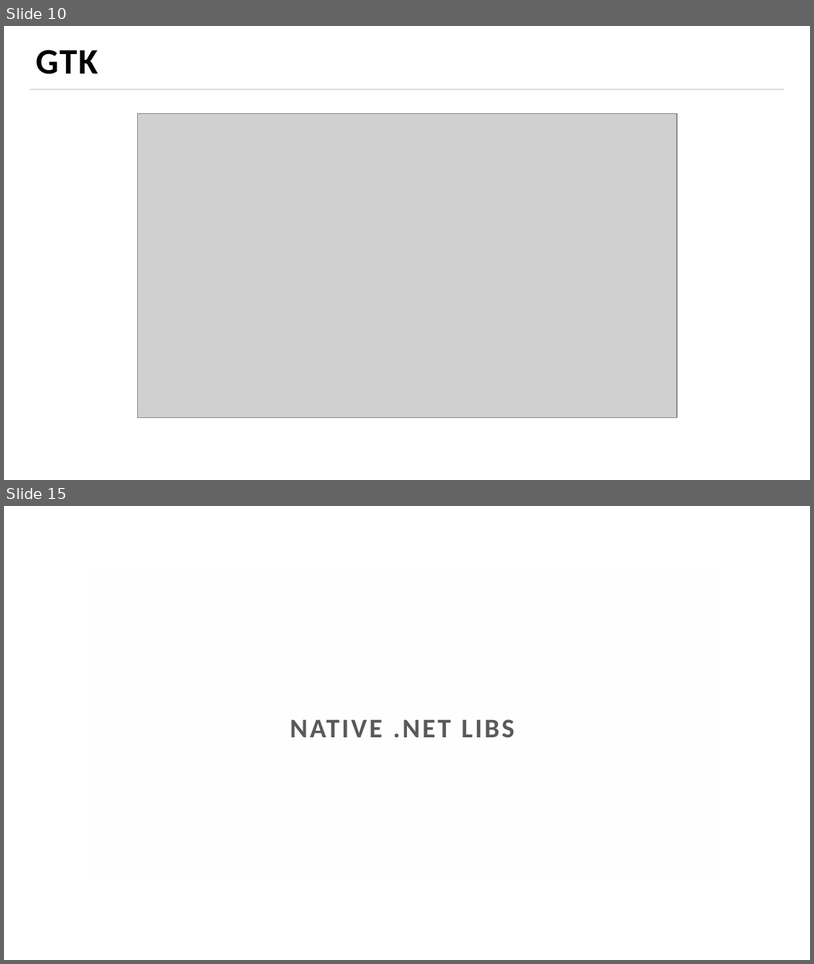
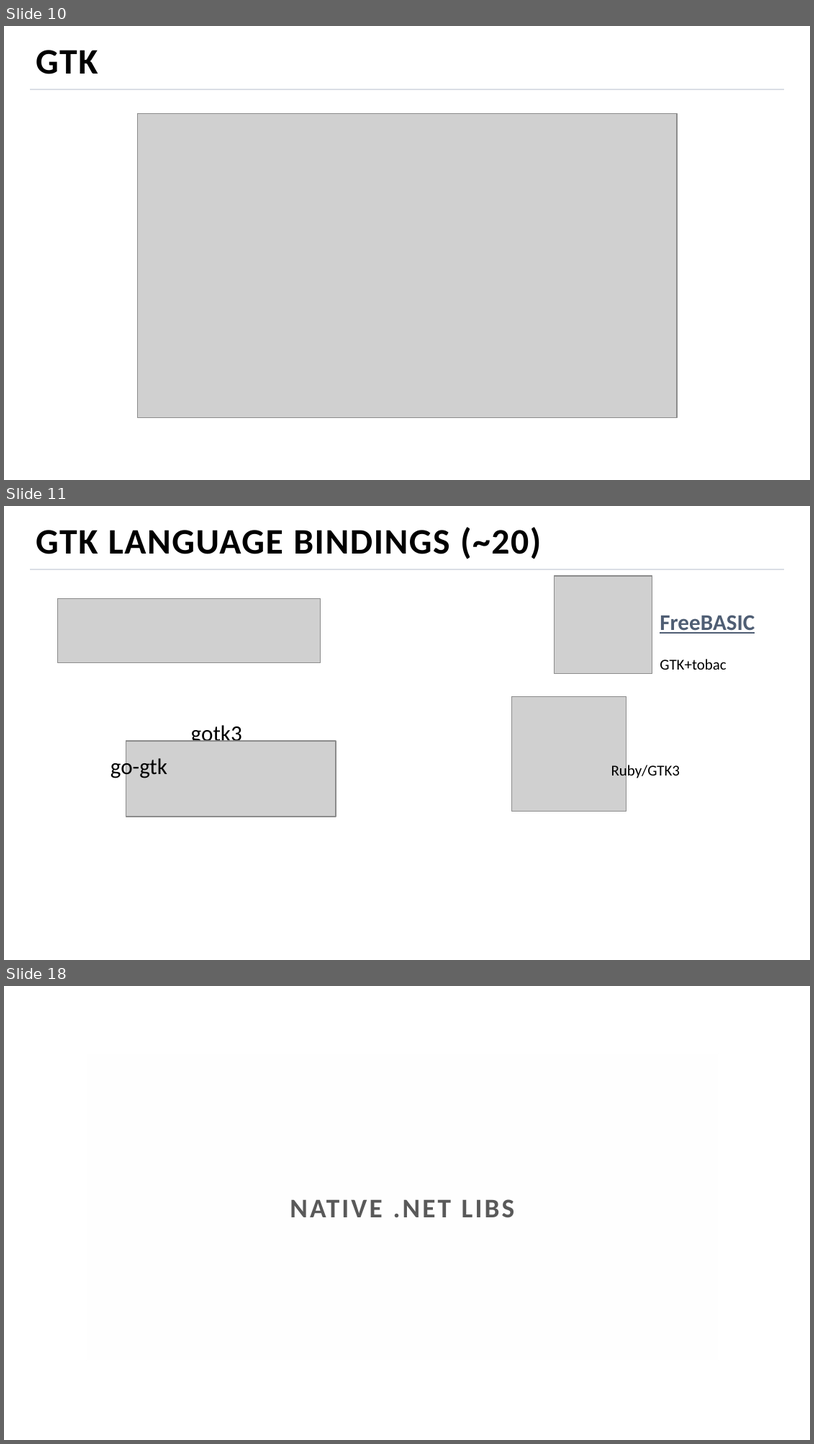
Before and after one commit to MihailRomanov/TechTalks_GUI_in_Net, a slide deck: presentation.pptx. Shown one above the other, each under a label of ours: slides 10 and 15 before the commit, slides 10, 11 and 18 after it; the slides between them are not shown. The pictures are 814x964 and 814x1444 pixels, drawn with LibreOffice and Linux fonts; fonts in the diff are those of the drawing; grey boxes stand for pictures; background and template pictures are left out. Boxes give left, top, right and bottom in pixels: in the first picture for what was removed or moved away, otherwise in the second. Text is boxed around its words. In the diff, an @@ line names an element or a change of style, - is before the commit and + after.

```diff
--- a/presentation.pptx
+++ b/presentation.pptx
@@ slide 11 added at (x1=4, y1=506, x2=810, y2=960), background picture (left out); not listed: 1 template element that a slide beside it also shows @@
@@ title added at (x1=36, y1=527, x2=541, y2=559), 32 pt, text #000000, bold @@
+GTK LANGUAGE BINDINGS (~20)
@@ picture added at (x1=555, y1=576, x2=652, y2=674) @@
@@ picture added at (x1=58, y1=598, x2=321, y2=662) @@
@@ text added at (x1=660, y1=615, x2=755, y2=633), 20 pt, text #4F5E74, bold, underline @@
+FreeBASIC
@@ text added at (x1=660, y1=659, x2=726, y2=669), 13.5 pt, text #000000 @@
+GTK+tobac
@@ picture added at (x1=512, y1=697, x2=627, y2=811) @@
@@ picture added at (x1=126, y1=741, x2=336, y2=816) @@
@@ text added at (x1=191, y1=725, x2=242, y2=741), 20 pt, text #000000 @@
+gotk3
@@ text added at (x1=111, y1=754, x2=167, y2=779), 20 pt, text #000000 @@
+go-gtk
@@ text added at (x1=612, y1=762, x2=680, y2=780), 13.5 pt, text #000000 @@
+Ruby/GTK3
@@ what was slide 15 is now slide 18 @@
```
Also in this commit, not shown: 4 slides changed, 9 other slides added, 4 slides removed.
